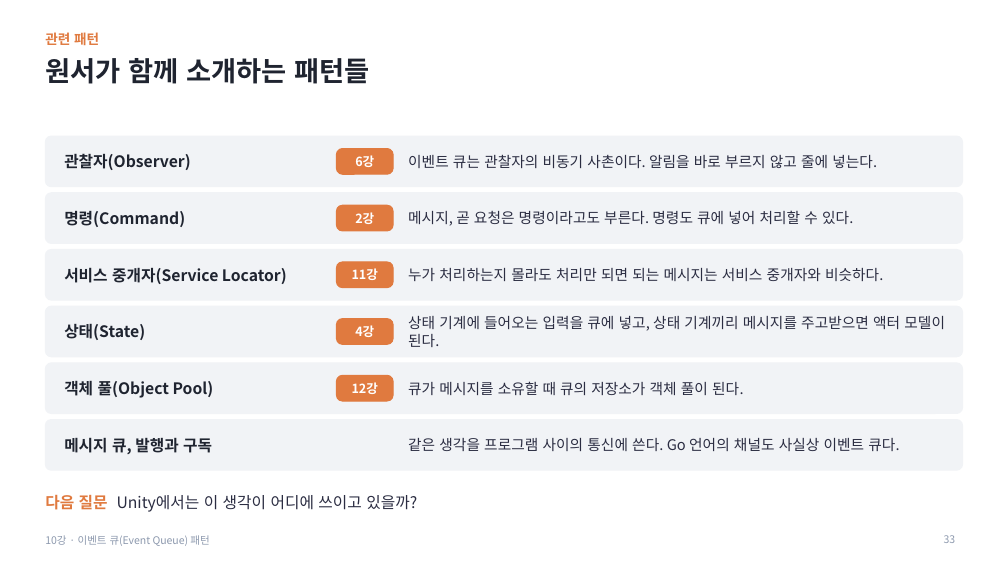
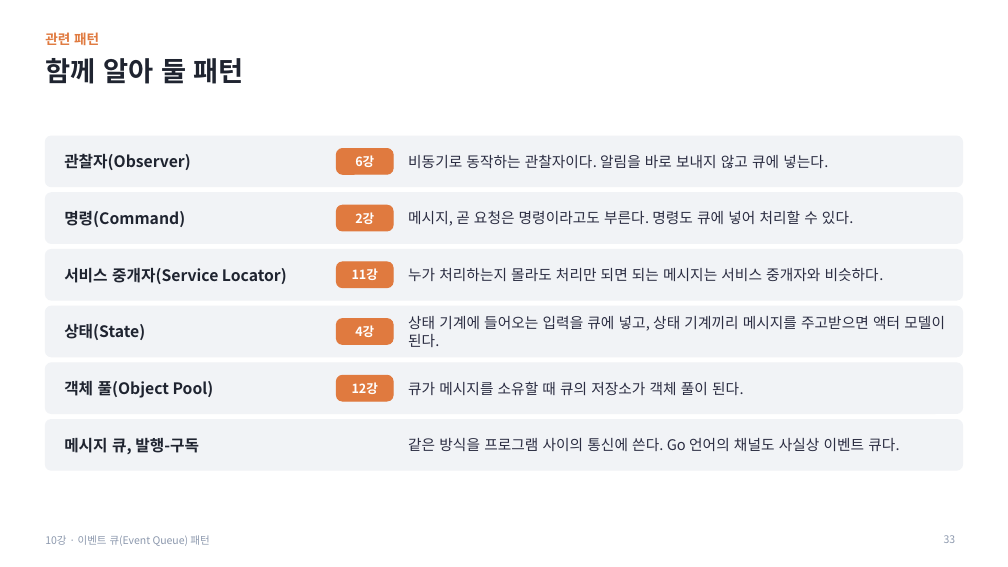
Before and after one commit to Meerkat-GMD/MiniTactics_Student, a slide deck: slide 33 of MiniTactics_Student_Lesson10/10차시_이벤트_큐_패턴_수업자료.pptx. Drawn at 1008x567 pixels with LibreOffice and Linux fonts; fonts in the diff are those of the drawing. Boxes give left, top, right and bottom in pixels: in the first picture for what was removed or moved away, otherwise in the second. Text is boxed around its words. In the diff, an @@ line names an element or a change of style, - is before the commit and + after.

```diff
--- a/MiniTactics_Student_Lesson10/10차시_이벤트_큐_패턴_수업자료.pptx
+++ b/MiniTactics_Student_Lesson10/10차시_이벤트_큐_패턴_수업자료.pptx
@@ title at box(45, 58, 244, 84): text changed @@
-원서가 함께 소개하는 패턴들
+함께 알아 둘 패턴
@@ text at box(408, 155, 828, 168): text changed @@
-이벤트 큐는 관찰자의 비동기 사촌이다. 알림을 바로 부르지 않고 줄에 넣는다.
+비동기로 동작하는 관찰자이다. 알림을 바로 보내지 않고 큐에 넣는다.
@@ text at box(64, 437, 199, 454): text changed @@
-메시지 큐, 발행과 구독
+메시지 큐, 발행-구독
@@ text at box(408, 438, 899, 451): text changed @@
-같은 생각을 프로그램 사이의 통신에 쓴다. Go 언어의 채널도 사실상 이벤트 큐다.
+같은 방식을 프로그램 사이의 통신에 쓴다. Go 언어의 채널도 사실상 이벤트 큐다.
@@ text removed at box(45, 495, 417, 512) @@
-다음 질문 Unity에서는 이 생각이 어디에 쓰이고 있을까?
```
Also in this commit, not shown: 34 other slides changed, 11 other files.
